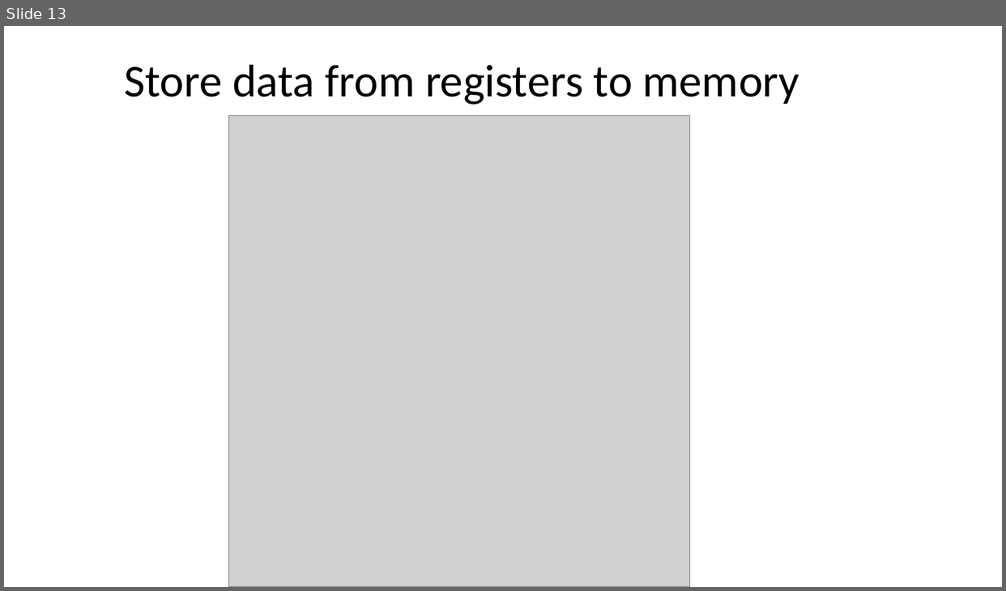
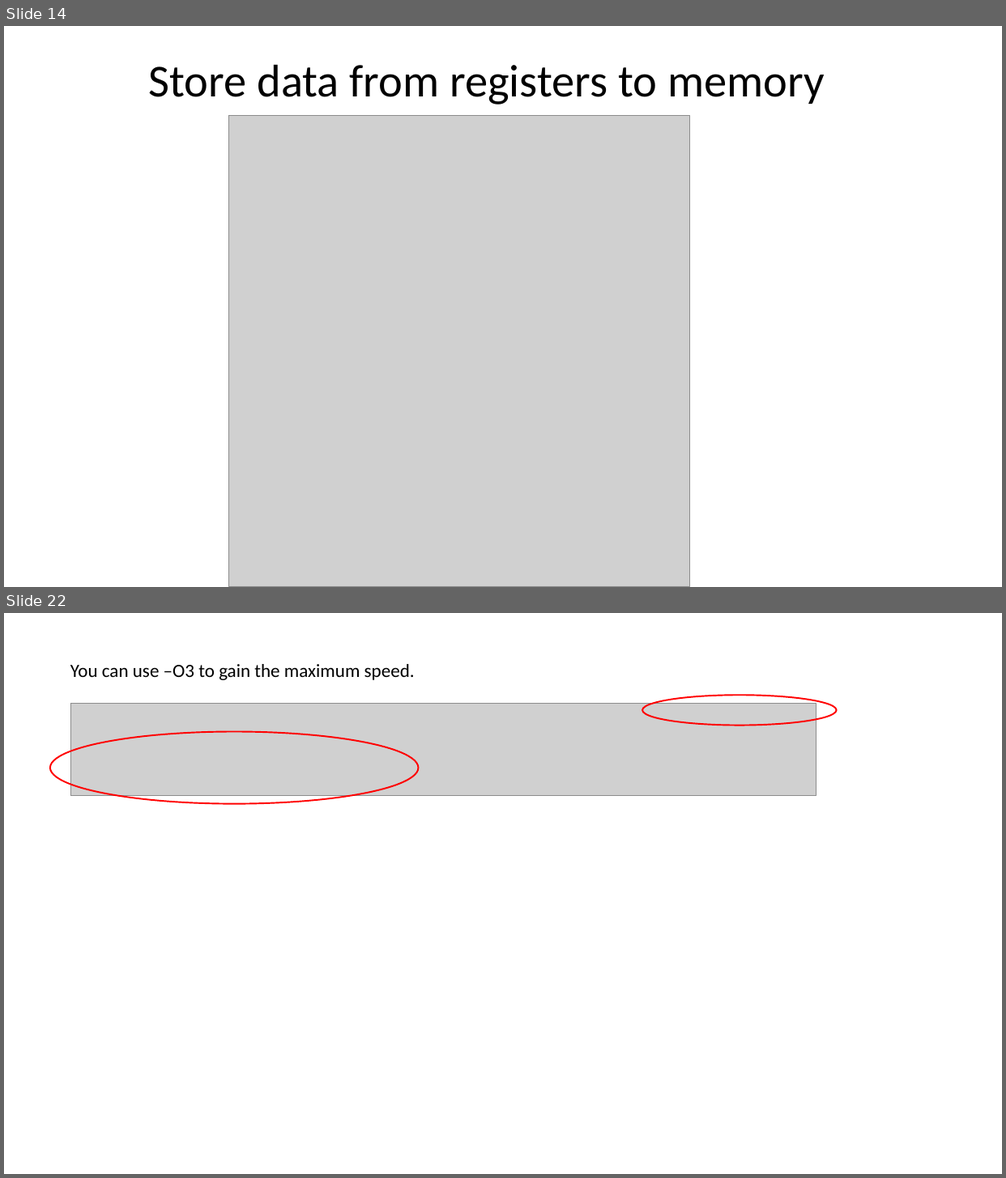
Before and after one commit to ShiqiYu/CPP, a slide deck: week08/Lab08.pptx. Shown one above the other, each under a label of ours: slide 13 before the commit, slides 14 and 22 after it; the slides between them are not shown. The pictures are 1006x591 and 1006x1178 pixels, drawn with LibreOffice and Linux fonts; fonts in the diff are those of the drawing; grey boxes stand for pictures; background and template pictures are left out. Boxes give left, top, right and bottom in pixels: in the first picture for what was removed or moved away, otherwise in the second. Text is boxed around its words. In the diff, an @@ line names an element or a change of style, - is before the commit and + after.

```diff
--- a/week08/Lab08.pptx
+++ b/week08/Lab08.pptx
@@ slide 22 added at box(4, 613, 1002, 1174), background #FFFFFF @@
@@ text added at box(70, 664, 415, 680), 18 pt, text #000000 @@
+You can use –O3 to gain the maximum speed.
@@ picture added at box(70, 703, 816, 796) @@
@@ ellipse added at box(642, 696, 837, 726), outline #FF0000 1.5 pt @@
@@ ellipse added at box(50, 732, 419, 804), outline #FF0000 1.5 pt @@
@@ what was slide 13 is now slide 14 @@
@@ slide 14 changed as well @@
@@ title "Store data from registers to ...": place and size @@
-title "Store data from registers to ..." at box(124, 64, 799, 105)
+title "Store data from registers to ..." at box(149, 64, 824, 105)
```
Also in this commit, not shown: 12 other slides changed, 10 other slides added, 1 other file.
